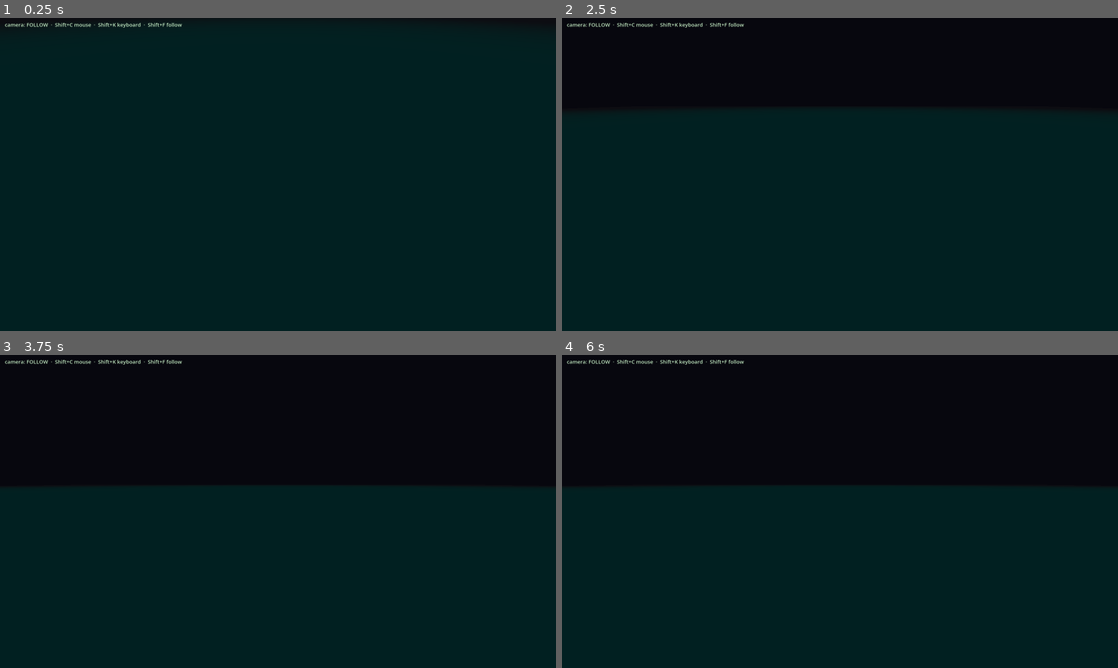
Above: before the commit, frames 1-4 (two rows, left to right).
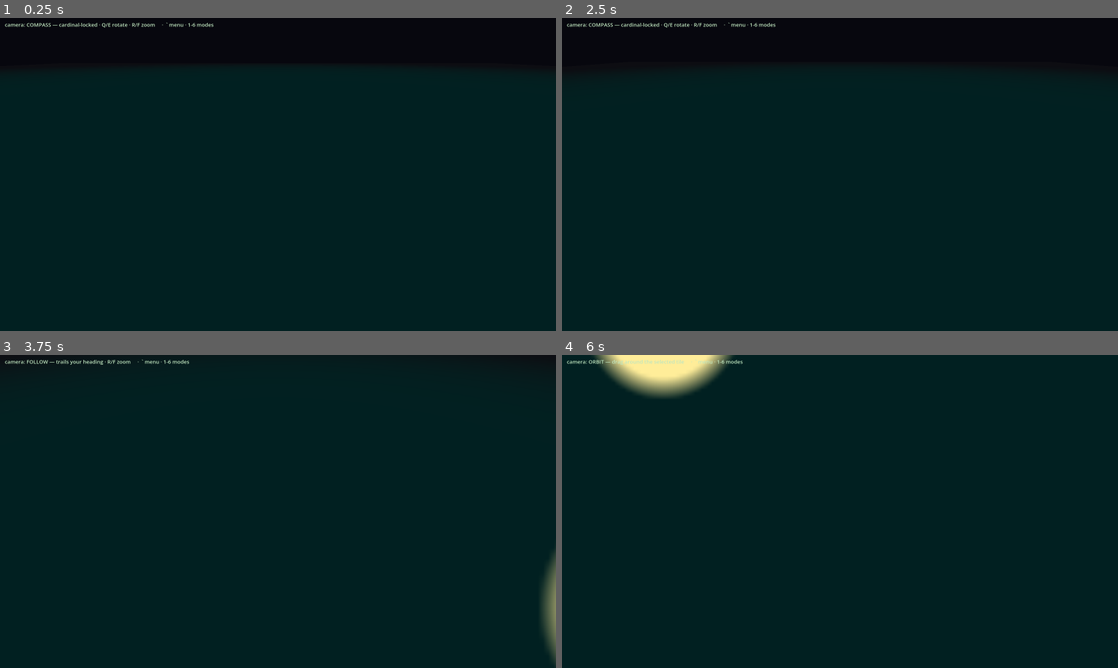
Above: after the commit, the same moments.

Repository: DazzlingDukeOfLazers/raves-of-qud
Game: Godot game, scene res://Main.tscn
The game is run twice, just before and just after one commit, with the same random seed, the same clock (stepped at 60 frames per second) and the same inputs.
Inputs (mouse positions are in pixels of both pictures, inside the frame that each line leads up to):
- Up to frame 1 (0.25 s): no input
- Up to frame 2 (2.5 s): tap Enter at 0.5, 2 s; move the mouse to (962, 158) at 0.52 s; hold Right 0.53-1.25 s; hold Shift 0.53-1.25 s; click (962, 158) at 0.67 s; tap Space at 0.77, 1.25 s; tap R at 0.8 s; drag from (728, 190) to (812, 237) at 1.27 s; move the mouse to (895, 105) at 2.02 s; hold Right from 2.03 s (still down); hold F from 2.03 s (still down); click (895, 105) at 2.17 s; tap 1 at 2.3 s
- Up to frame 3 (3.75 s): release Right at 2.75 s; release F at 2.75 s; drag from (250, 574) to (111, 464) at 2.77 s; tap Space at 3.5 s; move the mouse to (444, 558) at 3.52 s; hold Left from 3.53 s (still down); tap 2 at 3.6 s; click (444, 558) at 3.67 s
- Up to frame 4 (6 s): tap Space at 3.77, 5.75 s; tap 3 at 3.8 s; tap Escape at 4.15 s; release Left at 4.25 s; drag from (673, 464) to (756, 433) at 4.27 s; tap Enter at 5 s; move the mouse to (867, 511) at 5.02 s; hold Down 5.03-5.75 s; tap 4 at 5.1 s; click (867, 511) at 5.17 s; tap 5 at 5.3 s; drag from (756, 433) to (728, 527) at 5.77 s

The runs differ from the first frame. In frame 1, 7.8% of the frame differs, in the area x 0-100%, y 1-16%; in frame 2, 6.9%; in frame 3, 31%; in frame 4, 41%, in the area x 0-100%, y 0-42%.

Commit message:
Camera: cardinal-locked Compass mode (default) + debug menu
The FOLLOW cam reoriented behind your movement direction every time you changed
heading, spinning the world under you -- disorienting, and unusable for an
automated drive loop. New default COMPASS mode: a low-angle (~35°) view LOCKED to
a cardinal heading that follows the player's position but never rotates on
movement. Q/E rotate the heading 90°, R/F zoom.

Also added FIRST_PERSON and a CINEMATIC v1 (frames player + selected tile, slow
auto-orbit; combat-aware framing via an event buffer is future once Qud sends
combat events). Debug menu (` toggles) + number keys 1-6 select any mode; existing
FOLLOW/MOUSE(orbit)/KEYBOARD(fly) kept. Esc returns to COMPASS.

Parses/runs clean. NEEDS Daniel's eyes: confirm COMPASS is stable (world doesn't
spin as you walk) and the low angle reads well.

Co-Authored-By: Claude Opus 4.8 <noreply@anthropic.com>

Diff:
--- a/godot/Main.gd
+++ b/godot/Main.gd
@@ -3,17 +3,21 @@
 ## Wires the bridge client to the renderer, drives the camera, and maps input to
 ## Qud movement commands. Built in code so the scene file stays a single node.
 ##
-## CAMERA MODES — the mode decides what the arrow keys do, so it's on screen.
-##   FOLLOW    (default)  rides behind the player, looking ahead. Arrows move the
-##                        player. Nothing to set up each time you reload.
-##   MOUSE     (Shift+C)  orbit/pan with the mouse, centred on the SELECTED tile
-##                        (falls back to the player). Arrows still move the player.
-##   KEYBOARD  (Shift+K)  free flight. WASD moves the camera, arrows AIM it —
-##                        so arrows no longer reach the player.
+## CAMERA MODES — pick with the ` debug menu or number keys 1-6; the current mode
+## and its controls show on screen.
+##   1 COMPASS  (default)  cardinal-LOCKED low-angle view. Follows the player's
+##                         position but NEVER rotates on movement, so the world
+##                         doesn't spin under you. Q/E rotate the heading 90°,
+##                         R/F zoom. This is the stable, non-disorienting default.
+##   2 FOLLOW              rides behind your heading, looking ahead (trails movement).
+##   3 FIRST_PERSON        at the player, eye-level, looking along the locked heading.
+##   4 CINEMATIC           frames you + the selected tile, slowly orbiting (v1;
+##                         combat-aware framing via an event buffer is future work).
+##   5 MOUSE               orbit/pan with the mouse around the SELECTED tile.
+##   6 KEYBOARD            free flight. WASD moves the camera, arrows AIM it.
 ##
-##   Shift+F returns to FOLLOW (Esc does too, and dismisses the report).
-##   Wheel zooms in every mode.
-##   Ctrl/Cmd+click or I inspects a tile;  - / =  resize the report.
+##   Esc returns to COMPASS (and dismisses the report). Shift+C/K/F still jump to
+##   mouse/keyboard/follow. Wheel zooms. Ctrl/Cmd+click or I inspects a tile.
 ##   F12                   -> save the viewport to <tilesDir>/../shot.png
 ##   Ctrl/Cmd + right-click -> inspect the tile AND photograph both apps
 ##
@@ -52,14 +56,20 @@
 const DAY_TINT := Color(1.0, 0.99, 0.96)       # near-neutral, a hair warm
 const DUSK_TINT := Color(1.0, 0.72, 0.50)      # warm dawn/dusk
 
-enum CamMode { FOLLOW, MOUSE, KEYBOARD }
-var _mode: int = CamMode.FOLLOW
+enum CamMode { COMPASS, FOLLOW, FIRST_PERSON, CINEMATIC, MOUSE, KEYBOARD }
+var _mode: int = CamMode.COMPASS   # cardinal-locked: stable, doesn't spin on movement
 
 var _pivot: Node3D
 var _cam: Camera3D
 var _yaw := 0.7
-var _pitch := 0.9            # radians above the ground plane
+var _pitch := 0.9            # radians above the ground plane (MOUSE orbit)
 var _dist := 14.0
+
+# --- compass cam (cardinal-locked, the disorientation fix) -------------------
+const COMPASS_PITCH := 0.61     # ~35° above the ground: a low, dramatic angle
+var _compass_yaw := 0.0         # locked heading in radians; Q/E rotate in 90° steps
+var _cine_t := 0.0              # cinematic auto-orbit phase
+const FP_EYE_H := 0.55          # first-person eye height above the ground
 var _zone_center := Vector3(40, 0, 12)
 var _pan := Vector3.ZERO     # user pan offset (MOUSE mode); persists across turns
 
@@ -171,6 +181,7 @@
 	_cam.attributes = attrs
 
 	_build_mode_label()
+	_build_debug_menu()
 	_update_camera(0.0)
 
 	inspector = CellInspector.new()
@@ -266,13 +277,19 @@
 
 	if _mode == CamMode.KEYBOARD:
 		_fly(dt)
-	elif not Input.is_key_pressed(KEY_SHIFT):
-		# Shift-guarded: Shift+F switches mode, and F alone lowers the pitch —
-		# without this the mode switch would also tilt the camera on the way out.
+	elif _mode == CamMode.MOUSE and not Input.is_key_pressed(KEY_SHIFT):
+		# orbit params: Q/E yaw, R/F pitch
 		if Input.is_key_pressed(KEY_Q): _yaw -= 1.5 * dt
 		if Input.is_key_pressed(KEY_E): _yaw += 1.5 * dt
 		if Input.is_key_pressed(KEY_R): _pitch = clampf(_pitch + 1.0 * dt, PITCH_MIN, PITCH_MAX)
 		if Input.is_key_pressed(KEY_F): _pitch = clampf(_pitch - 1.0 * dt, PITCH_MIN, PITCH_MAX)
+	elif _mode == CamMode.CINEMATIC:
+		_cine_t += dt * 0.35   # slow auto-orbit
+	# R/F zoom in the player-relative modes (Shift-guarded so Shift+F still switches)
+	if (_mode == CamMode.COMPASS or _mode == CamMode.FOLLOW or _mode == CamMode.FIRST_PERSON) \
+			and not Input.is_key_pressed(KEY_SHIFT):
+		if Input.is_key_pressed(KEY_R): _dist = clampf(_dist * (1.0 - dt), DIST_MIN, DIST_MAX)
+		if Input.is_key_pressed(KEY_F): _dist = clampf(_dist * (1.0 + dt), DIST_MIN, DIST_MAX)
 	_update_camera(dt)
 
 # --- camera placement -------------------------------------------------------
@@ -297,6 +314,31 @@
 	if sel != null:
 		c = Vector3(sel.x, 0, sel.y)
 	return c + _pan
+
+# The fixed compass heading as a unit direction (what the camera looks ALONG).
+func _compass_dir() -> Vector3:
+	return Vector3(sin(_compass_yaw), 0, cos(_compass_yaw))
+
+# COMPASS: behind the player along the LOCKED heading at a low angle. Follows the
+# player's position but never rotates on movement — this is the disorientation fix.
+func _compass_eye() -> Vector3:
+	var back := TILES_BEHIND + _dist * cos(COMPASS_PITCH)
+	return _player - _compass_dir() * back + Vector3(0, _dist * sin(COMPASS_PITCH), 0)
+
+# CINEMATIC v1: frame the player and the selected target tile (their midpoint), at a
+# distance that fits both, slowly orbiting. Combat-aware framing (an event buffer of
+# attackers) is future work once Qud sends combat events.
+func _frame_center() -> Vector3:
+	var sel = inspector.selected_tile() if inspector != null else null
+	if sel != null:
+		return (_player + Vector3(sel.x, 0.0, sel.y)) * 0.5
+	return _player
+
+func _frame_radius() -> float:
+	var sel = inspector.selected_tile() if inspector != null else null
+	if sel != null:
+		return clampf(_player.distance_to(Vector3(sel.x, 0.0, sel.y)) * 0.9 + 7.0, 9.0, 40.0)
+	return 13.0
 
 func _update_camera(dt: float) -> void:
 	var target_eye: Vector3
@@ -312,9 +354,23 @@
 				_dist * sin(_pitch),
 				_dist * cos(_pitch) * cos(_yaw))
 			target_look = c
-		_:
+		CamMode.FOLLOW:
 			target_eye = _follow_eye()
 			target_look = _follow_look()
+		CamMode.FIRST_PERSON:
+			target_eye = _player + Vector3(0, FP_EYE_H, 0)
+			target_look = target_eye + _compass_dir() + Vector3(0, -0.15, 0)
+		CamMode.CINEMATIC:
+			var cc := _frame_center()
+			var r := _frame_radius()
+			target_eye = cc + Vector3(
+				r * cos(COMPASS_PITCH) * sin(_cine_t),
+				r * sin(COMPASS_PITCH) + 2.0,
+				r * cos(COMPASS_PITCH) * cos(_cine_t))
+			target_look = cc
+		_:  # COMPASS — the default, stable, cardinal-locked view
+			target_eye = _compass_eye()
+			target_look = _player
 
 	if dt <= 0.0 or not _seeded:
 		_eye = target_eye
@@ -542,16 +598,57 @@
 	layer.add_child(_mode_label)
 	_update_mode_label()
 
+const _MODE_NAMES := {
+	CamMode.COMPASS: "COMPASS — cardinal-locked · Q/E rotate · R/F zoom",
+	CamMode.FOLLOW: "FOLLOW — trails your heading · R/F zoom",
+	CamMode.FIRST_PERSON: "FIRST-PERSON",
+	CamMode.CINEMATIC: "CINEMATIC — frames you + selected tile",
+	CamMode.MOUSE: "ORBIT — drag around the selected tile",
+	CamMode.KEYBOARD: "FLY — WASD move, arrows aim",
+}
+
 func _update_mode_label() -> void:
-	match _mode:
-		CamMode.KEYBOARD:
-			_mode_label.text = "camera: KEYBOARD — WASD fly, arrows aim, Space/Z up-down  ·  Shift+F: follow"
-		CamMode.MOUSE:
-			_mode_label.text = "camera: MOUSE — drag to orbit/pan around the selected tile  ·  Shift+F: follow"
-		_:
-			_mode_label.text = "camera: FOLLOW  ·  Shift+C mouse  ·  Shift+K keyboard  ·  Shift+F follow"
+	_mode_label.text = "camera: %s     ·  ` menu · 1-6 modes" % _MODE_NAMES.get(_mode, "?")
 	if _time_label != "":
 		_mode_label.text += "     ⏱ " + _time_label
+	_update_debug_menu()
+
+# --- debug menu -------------------------------------------------------------
+
+var _debug_menu: PanelContainer
+var _mode_buttons := {}
+
+func _build_debug_menu() -> void:
+	var layer := CanvasLayer.new()
+	layer.layer = 2
+	add_child(layer)
+	var panel := PanelContainer.new()
+	panel.position = Vector2(14, 34)
+	panel.visible = false
+	layer.add_child(panel)
+	var vb := VBoxContainer.new()
+	panel.add_child(vb)
+	var title := Label.new()
+	title.text = "Debug · camera  (`)"
+	vb.add_child(title)
+	for m in [CamMode.COMPASS, CamMode.FOLLOW, CamMode.FIRST_PERSON, CamMode.CINEMATIC,
+			CamMode.MOUSE, CamMode.KEYBOARD]:
+		var b := Button.new()
+		b.text = "%d  %s" % [m + 1, String(_MODE_NAMES[m]).split(" —")[0].split(" ·")[0]]
+		var mv: int = m
+		b.pressed.connect(func(): _set_mode(mv))
+		vb.add_child(b)
+		_mode_buttons[m] = b
+	_debug_menu = panel
+	_update_debug_menu()
+
+func _toggle_debug_menu() -> void:
+	if _debug_menu != null:
+		_debug_menu.visible = not _debug_menu.visible
+
+func _update_debug_menu() -> void:
+	for m in _mode_buttons:
+		(_mode_buttons[m] as Button).modulate = Color(0.55, 1.0, 0.55) if m == _mode else Color(1, 1, 1)
 
 # --- input ------------------------------------------------------------------
 
@@ -564,9 +661,23 @@
 			_set_mode(CamMode.KEYBOARD); return
 		if event.shift_pressed and event.keycode == KEY_F:
 			_set_mode(CamMode.FOLLOW); return
+		# camera modes by number (mirrored in the ` debug menu)
+		if event.keycode == KEY_1: _set_mode(CamMode.COMPASS); return
+		if event.keycode == KEY_2: _set_mode(CamMode.FOLLOW); return
+		if event.keycode == KEY_3: _set_mode(CamMode.FIRST_PERSON); return
+		if event.keycode == KEY_4: _set_mode(CamMode.CINEMATIC); return
+		if event.keycode == KEY_5: _set_mode(CamMode.MOUSE); return
+		if event.keycode == KEY_6: _set_mode(CamMode.KEYBOARD); return
+		if event.keycode == KEY_QUOTELEFT:      # ` toggles the debug menu
+			_toggle_debug_menu(); return
+		# Q/E rotate the locked compass heading 90° (COMPASS mode only)
+		if _mode == CamMode.COMPASS and event.keycode == KEY_Q:
+			_compass_yaw -= PI * 0.5; return
+		if _mode == CamMode.COMPASS and event.keycode == KEY_E:
+			_compass_yaw += PI * 0.5; return
 		if event.keycode == KEY_ESCAPE:
 			_dismiss_selection()
-			_set_mode(CamMode.FOLLOW); return
+			_set_mode(CamMode.COMPASS); return
 		if event.keycode == KEY_I:
 			_inspect(); return
 		if event.keycode == KEY_F12:
